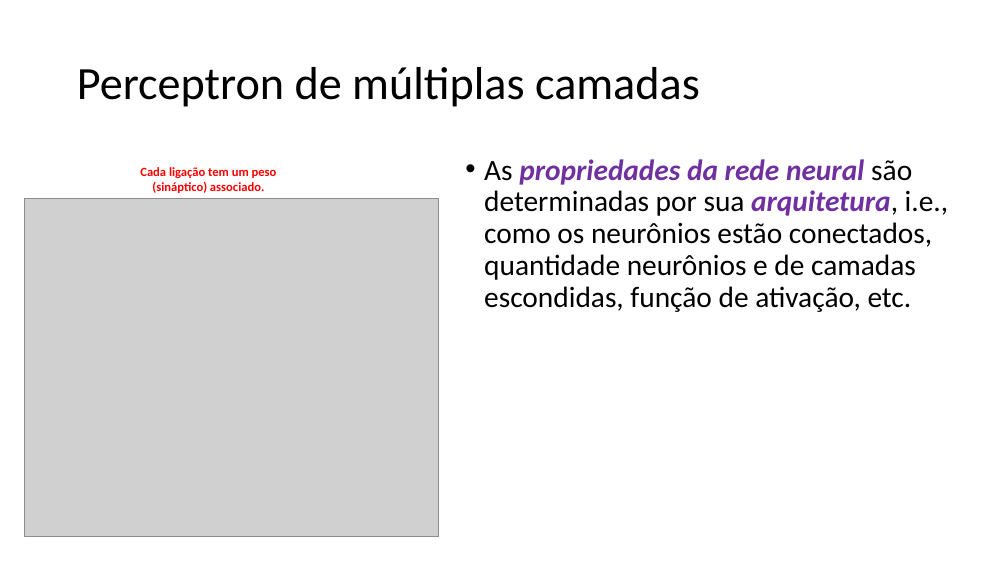
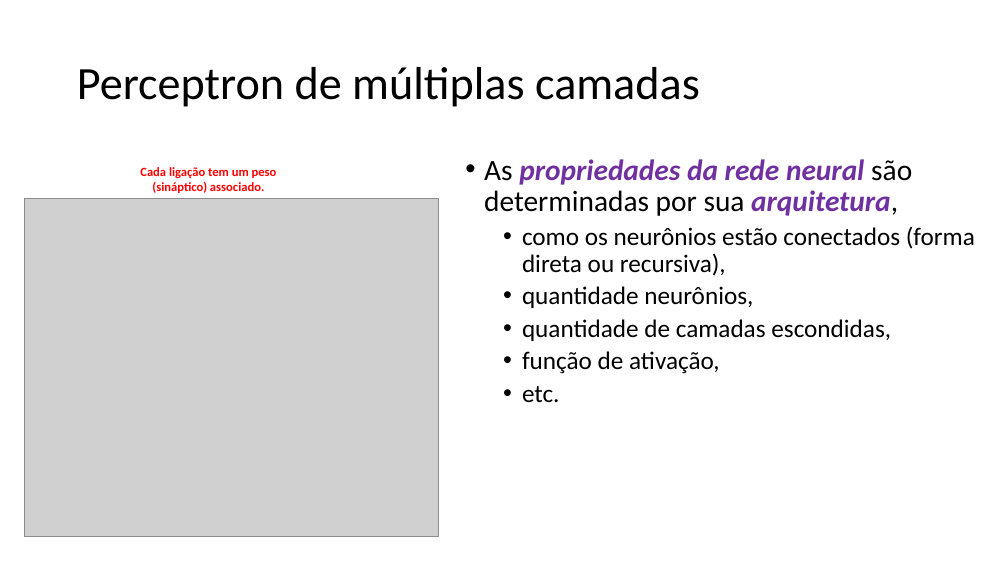
Before and after one commit to zz4fap/t320_aprendizado_de_maquina, a slide deck: slide 4 of slides/T320_Redes_Neurais_Artificiais (Parte II).pptx. Drawn at 1008x567 pixels with LibreOffice and Linux fonts; fonts in the diff are those of the drawing; grey boxes stand for pictures. Boxes give left, top, right and bottom in pixels: in the first picture for what was removed or moved away, otherwise in the second. Text is boxed around its words. In the diff, an @@ line names an element or a change of style, - is before the commit and + after.

```diff
--- a/slides/T320_Redes_Neurais_Artificiais (Parte II).pptx
+++ b/slides/T320_Redes_Neurais_Artificiais (Parte II).pptx
@@ text at [484, 159, 975, 402]: text changed; size 28 to 24 pt @@
-• As propriedades da rede neural são determinadas por sua arquitetura, i.e., como os neurônios estão conectados, quantidade neurônios e de camadas escondidas, função de ativação, etc.
+• As propriedades da rede neural são determinadas por sua arquitetura,
+  • como os neurônios estão conectados (forma direta ou recursiva),
+  • quantidade neurônios,
+  • quantidade de camadas escondidas,
+  • função de ativação,
+  • etc.
```
Also in this commit, not shown: 17 other slides changed, 3 slides added, 1 other file.
